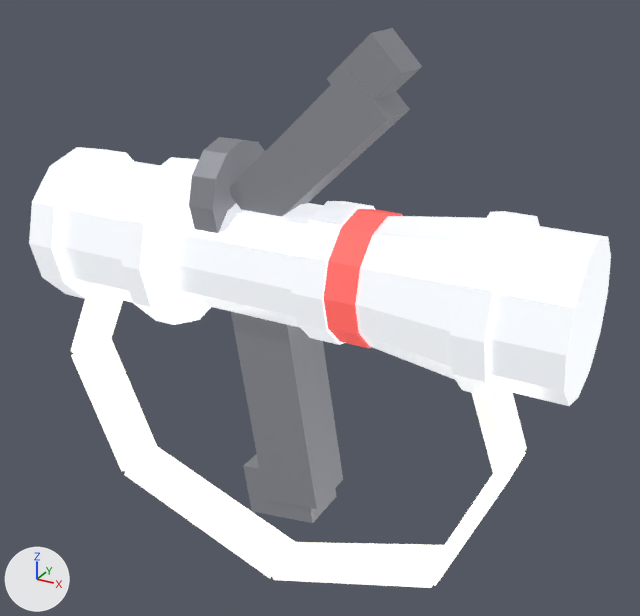
The glTF model resources/水枪.glb as it was, and as the next commit left it.
The view is the same before and after, from a camera (50 mm lens) standing at (0.405, -0.671, 0.295) and looking at (0.024, 0.021, -0.051). The lights are fixed; the arrows at lower left show +X, +Y and +Z. The first picture is the older version.

Before the edit, the objects in view are built like this:
```python
ob_gun_band = bpy.data.objects.new('Gun_Band', me_gun_band)
ob_gun_band.location = (0.0, 0.0, 0.0)
ob_gun_metal = bpy.data.objects.new('Gun_Metal', me_gun_metal)
ob_gun_metal.location = (0.0, 0.0, 0.0)
ob_gun_rubber = bpy.data.objects.new('Gun_Rubber', me_gun_rubber)
ob_gun_rubber.location = (0.0, 0.0, 0.0)
ob_gun_strap = bpy.data.objects.new('Gun_Strap', me_gun_strap)
ob_gun_strap.location = (0.0, 0.0, 0.0)
```
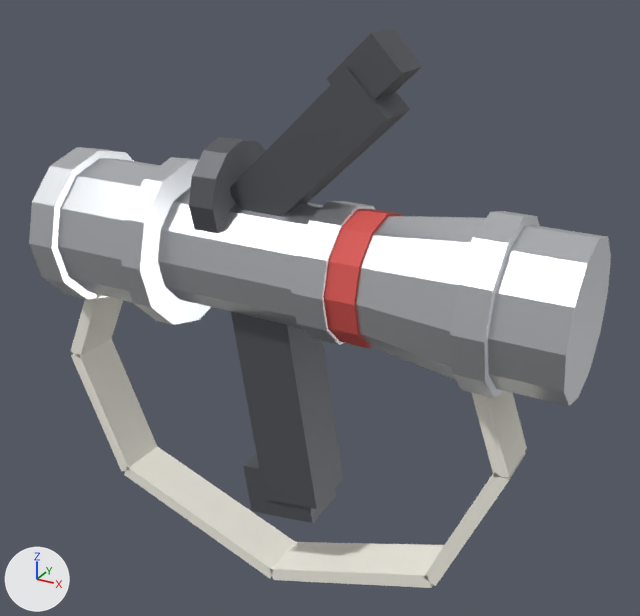
What changed in the scene script:
```text
Change mat_m_metal_silver:
    remove mat_m_metal_silver.emission_strength = 1.0
Change mat_m_metal_dark:
    remove mat_m_metal_dark.emission_color = (0.115, 0.119, 0.132)  # dark grey #5f6166
    remove mat_m_metal_dark.emission_strength = 1.0
Change mat_m_accent_red:
    remove mat_m_accent_red.emission_color = (0.612, 0.0808, 0.0722)  # red #cd504c
    remove mat_m_accent_red.emission_strength = 1.0
Change mat_m_cloth_beige:
    remove mat_m_cloth_beige.emission_strength = 1.0
```

Changed parts and their boxes (x1, y1, x2, y2) in the pictures (640 x 616 px):
'Gun_Metal', surface changed (darker)
    both: (29, 147, 611, 406)
'Gun_Rubber', recoloured, surface changed (darker)
    both: (189, 28, 422, 523)
'Gun_Strap', surface changed (darker)
    both: (71, 294, 527, 588)
'Gun_Band', recoloured, surface changed (darker)
    both: (324, 209, 403, 348)
